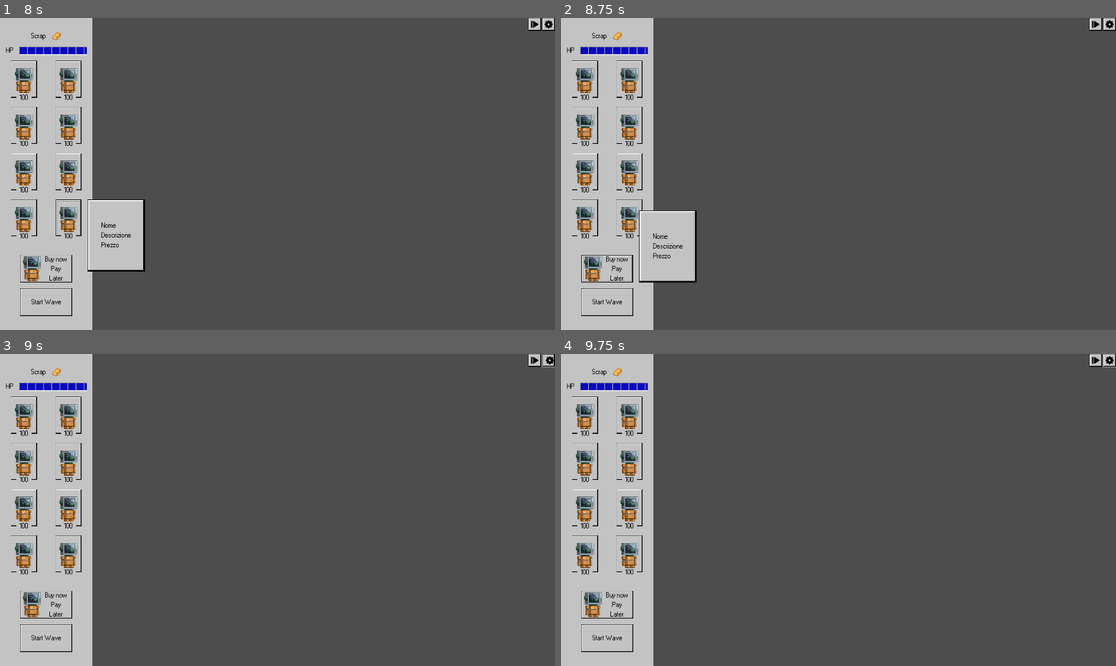
Above: before the commit, frames 1-4 (two rows, left to right).
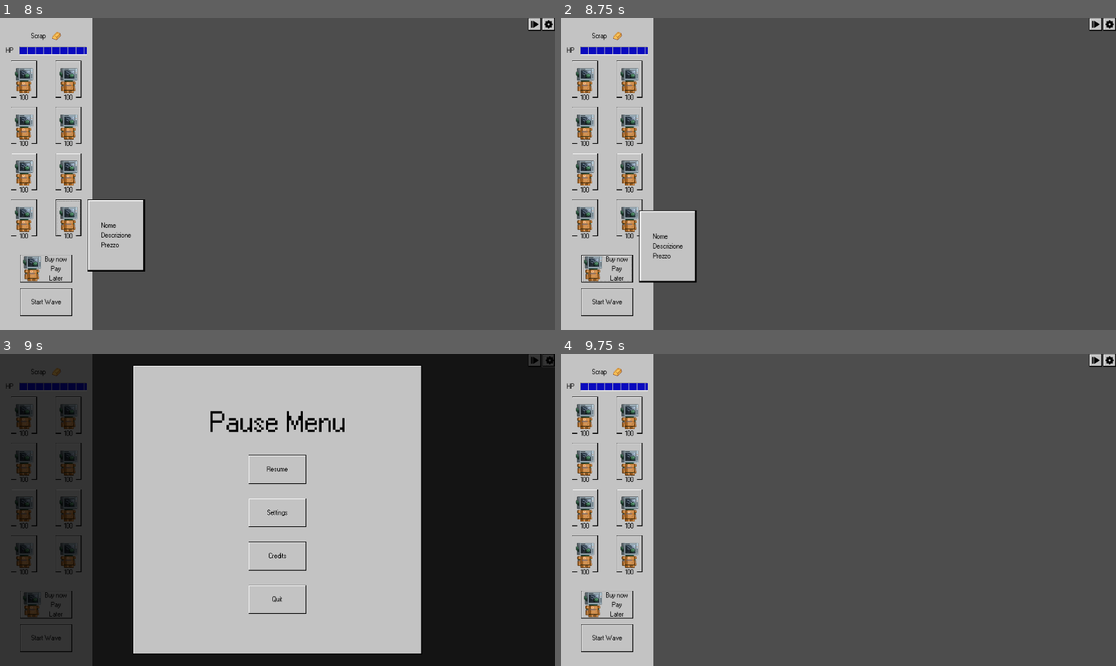
Above: after the commit, the same moments.

Repository: OscarPindaro/MechaJam2024
Game: Godot game, scene res://scenes/UI/UserInterface.tscn
The game is run twice, just before and just after one commit, with the same random seed, the same clock (stepped at 60 frames per second) and the same inputs. The project has no main scene, so this scene is started directly.
Inputs (mouse positions are in pixels of both pictures, inside the frame that each line leads up to):
- Up to frame 1 (8 s): click "Start Wave" at 0.5 s; click "Start Wave" at 1.25 s; click (22, 80) at 2 s; click (66, 80) at 2.75 s; click (22, 124) at 3.5 s; click (66, 124) at 4.25 s; click (22, 170) at 5 s; click (66, 170) at 5.75 s; click (22, 217) at 6.5 s; click (66, 217) at 7.25 s
- Up to frame 2 (8.75 s): click (605, 267) at 8 s
- Up to frame 3 (9 s): click (549, 360) at 8.75 s
- Up to frame 4 (9.75 s): click (838, 469) at 9.5 s, where only the run after the commit has a clickable "Resume"

Frames 1-2 are identical in both runs. In frame 3, 100% of the frame differs, in the area x 0-100%, y 0-100%; in frame 4, less than 0.1%.
Error before the commit: Attempt to call function 'instantiate' in base 'null instance' on a null instance. (res://scenes/UI/Menu.gd:11)

Commit message:
Add setting load scene

Diff:
--- a/scenes/UI/UserInterface.tscn
+++ b/scenes/UI/UserInterface.tscn
@@ -97,6 +97,7 @@
 shortcut = SubResource("Shortcut_e4kgy")
 icon = ExtResource("2_b0tb2")
 script = ExtResource("6_ndotk")
+scene_to_load_path = "res://scenes/UI/InGameSettings.tscn"
 
 [node name="ShopPanel" type="Panel" parent="."]
 z_as_relative = false
